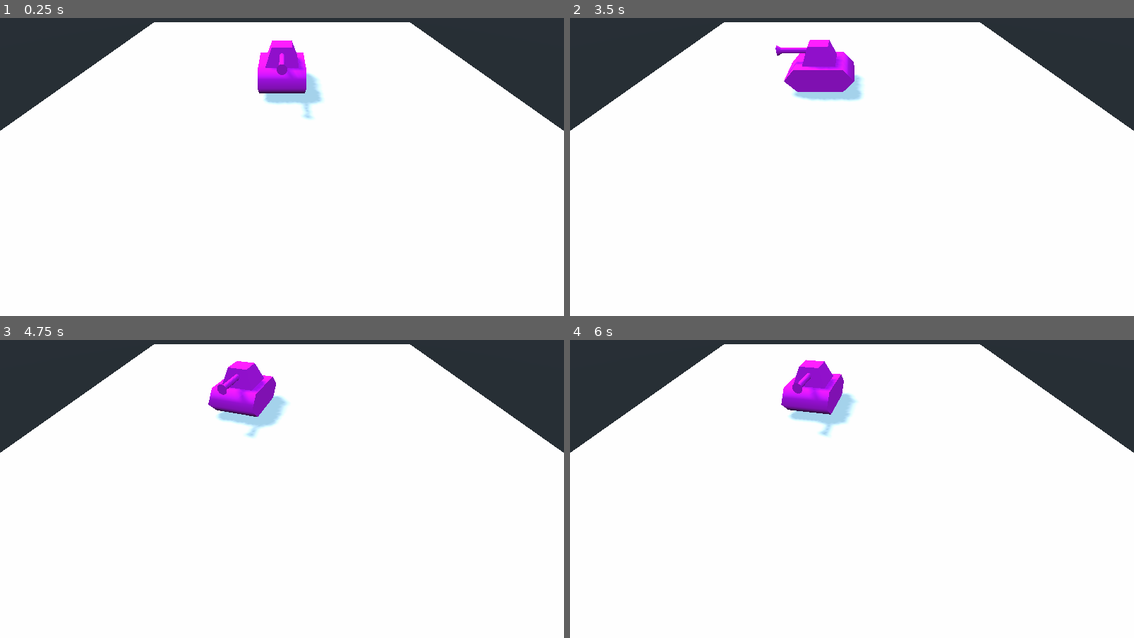
Above: before the commit, frames 1-4 (two rows, left to right).
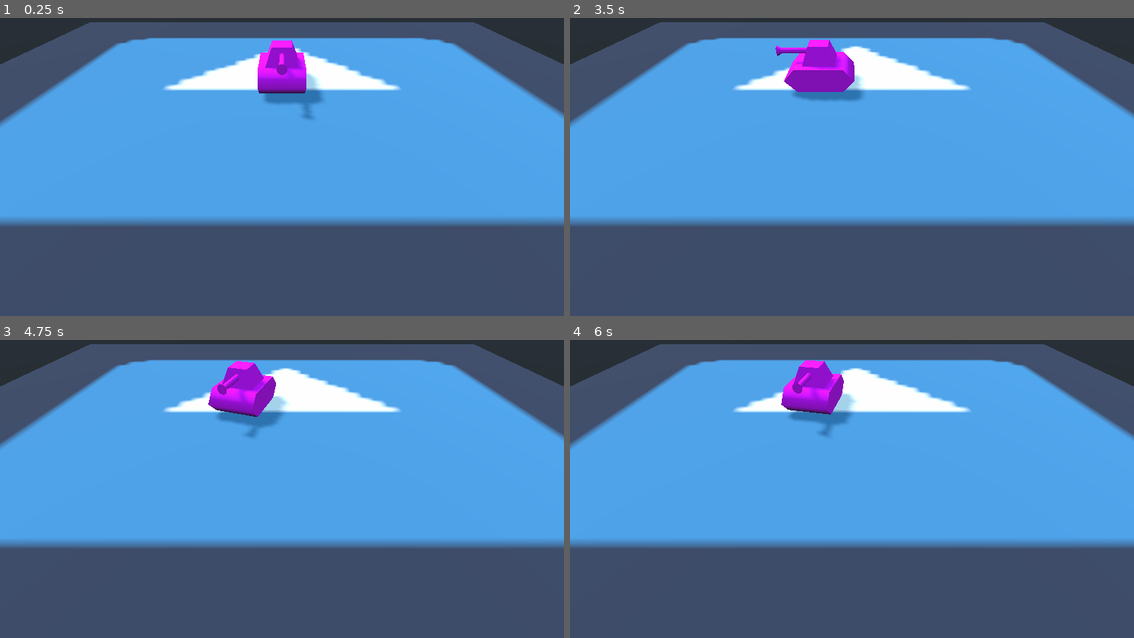
Above: after the commit, the same moments.

Repository: Hasnep/combatanks
Game: Godot game, scene res://World.tscn
Same seed, same stepped clock (60 frames per second), same inputs: the game is played once before the commit and once after it. The engine's default icon, where the game draws it, is replaced by a stand-in: a white triangle on a blue panel in a dark square.
Inputs:
- Up to frame 1 (0.25 s): no input
- Up to frame 2 (3.5 s): tap Enter at 0.5 s; hold Right (turn_right) 0.53-1.28 s; hold Down (move_backward) 1.28-2.03 s; hold Right (turn_right) 2.03-2.78 s; hold Up (move_forward) from 2.78 s (still down)
- Up to frame 3 (4.75 s): release Up (move_forward) at 3.53 s; hold Left (turn_left) from 3.53 s (still down)
- Up to frame 4 (6 s): release Left (turn_left) at 5.03 s; hold Down (move_backward) 5.03-5.78 s; tap Space at 5.75 s; hold Right (turn_right) from 5.78 s (still down)

The runs differ from the first frame. In frame 1, 93% of the frame differs, in the area x 0-100%, y 1-100%; in frame 2, 93%; in frame 3, 93%; in frame 4, 93%.

Commit message:
Move floor to scene

Diff:
--- /dev/null
+++ b/Floor/Floor.tscn
@@ -0,0 +1,14 @@
+[gd_scene load_steps=4 format=2]
+
+[ext_resource path="res://icon.png" type="Texture" id=1]
+
+[sub_resource type="PlaneMesh" id=1]
+size = Vector2( 3, 2 )
+
+[sub_resource type="SpatialMaterial" id=2]
+albedo_texture = ExtResource( 1 )
+
+[node name="Floor" type="MeshInstance"]
+transform = Transform( 10, 0, 0, 0, 10, 0, 0, 0, 10, 0, 0, 0 )
+mesh = SubResource( 1 )
+material/0 = SubResource( 2 )
--- a/World.tscn
+++ b/World.tscn
@@ -1,8 +1,7 @@
 [gd_scene load_steps=3 format=2]
 
 [ext_resource path="res://Tank/Tank.tscn" type="PackedScene" id=1]
-
-[sub_resource type="PlaneMesh" id=1]
+[ext_resource path="res://Floor/Floor.tscn" type="PackedScene" id=2]
 
 [node name="World" type="Spatial"]
 
@@ -17,7 +16,4 @@
 directional_shadow_split_2 = 0.15
 directional_shadow_split_3 = 0.2
 
-[node name="MeshInstance" type="MeshInstance" parent="."]
-transform = Transform( 10, 0, 0, 0, 10, 0, 0, 0, 10, 0, 0, 0 )
-mesh = SubResource( 1 )
-material/0 = null
+[node name="Floor" parent="." instance=ExtResource( 2 )]
